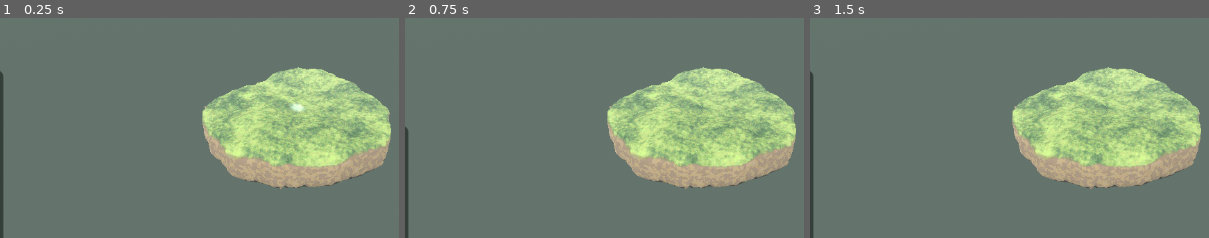
Above: before the commit, frames 1-3 (left to right).
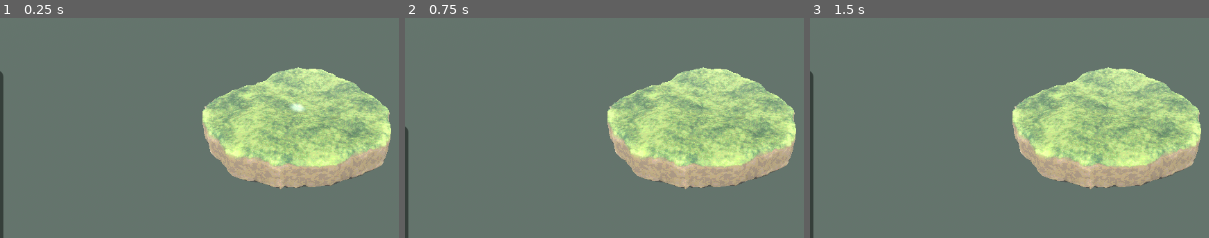
Above: after the commit, the same moments.

Repository: Vi223-TeaThreat/TeaTrap
Game: Godot game, scene res://Space.tscn
Two runs of this game, one before a commit and one after it. Both use one fixed random seed, a clock stepped at 60 frames per second and the inputs below.
Inputs:
- Up to frame 1 (0.25 s): no input
- Up to frame 2 (0.75 s): click "▾ 1 Поверхность" at 0.5 s
- Up to frame 3 (1.5 s): click "▸ 1 Поверхность" at 1.25 s
The pictures show only the part of the screen within x 13-63%, y 29-79%; the shares and areas given below are measured in that part.

The runs differ from the first frame. In frame 1, 0.6% of the frame differs, in the area x 50-98%, y 22-78%; in frame 2, 0.6%; in frame 3, 0.6%.

Commit message:
Кривизна лепит форму в обе стороны: щель темнее, выступ светлее
Пользователю на кадре понравилось, что выступающие склоны глыбы выходят
светлее — «создаёт объём и подчёркивает форму». Разобрался: отдельного эффекта
там не было вовсе. Затенялись только щели, а выступы оставались нетронутыми и
казались светлыми ЛИШЬ ПО СРАВНЕНИЮ с затенённым вокруг.

Раз это работает само по себе — надо не намекать, а делать. Теперь кривизна
красит в обе стороны: щель темнее (0.55 вместо прежних 0.68 — пользователь
сказал, что швы не читаются), выступ светлее (1.28).

Пороги по замеру на глыбе, а не на глаз. Впадина на камне ходит так:
  выступы  — до −0.86, один из десяти ниже −0.43…−0.64;
  середина — около нуля;
  щели     — один из десяти выше 0.32…0.40, наибольшее 0.55.
У выступов размах БОЛЬШЕ, чем у щелей, оттого и пороги у них дальше от нуля.

Co-Authored-By: Claude Opus 5 <noreply@anthropic.com>

Diff:
--- a/Terrain.gdshader
+++ b/Terrain.gdshader
@@ -186,7 +186,21 @@
 	// --- щели ----------------------------------------------------------------
 	// Затемнение сдержанное: при мелкой ячейке складок стало вдесятеро больше,
 	// и прежняя сила превращала каждую из них в чёрную дыру.
-	col *= mix(1.0, 0.68, smoothstep(0.08, 0.34, cav_r) * cavity_dark);
+	// ФОРМУ ЛЕПИТ КРИВИЗНА, В ОБЕ СТОРОНЫ. Прежде щели только темнели, а выступы
+	// не делали ничего — и светлыми они казались лишь по сравнению с
+	// затенённым вокруг. Пользователю это понравилось само по себе: «создаёт
+	// объём и подчёркивает форму». Значит, надо не намекать, а делать: щель
+	// темнее, выступ светлее.
+	//
+	// Пороги по замеру на глыбе, а не на глаз. Впадина там ходит так:
+	//   выступы  — до −0.86, один из десяти ниже −0.43…−0.64;
+	//   середина — около нуля;
+	//   щели     — один из десяти выше 0.32…0.40, наибольшее 0.55.
+	// У выступов размах БОЛЬШЕ, чем у щелей, оттого и пороги у них дальше.
+	float hollow = smoothstep(0.08, 0.34, cav_r) * cavity_dark;
+	float ridge = smoothstep(-0.10, -0.55, cav_r) * cavity_dark;
+	col *= mix(1.0, 0.55, hollow);
+	col *= mix(1.0, 1.28, ridge);
 
 	// --- стилизация ----------------------------------------------------------
 	// Ступеньки тона: картинка становится ближе к рисованной, а пласты
